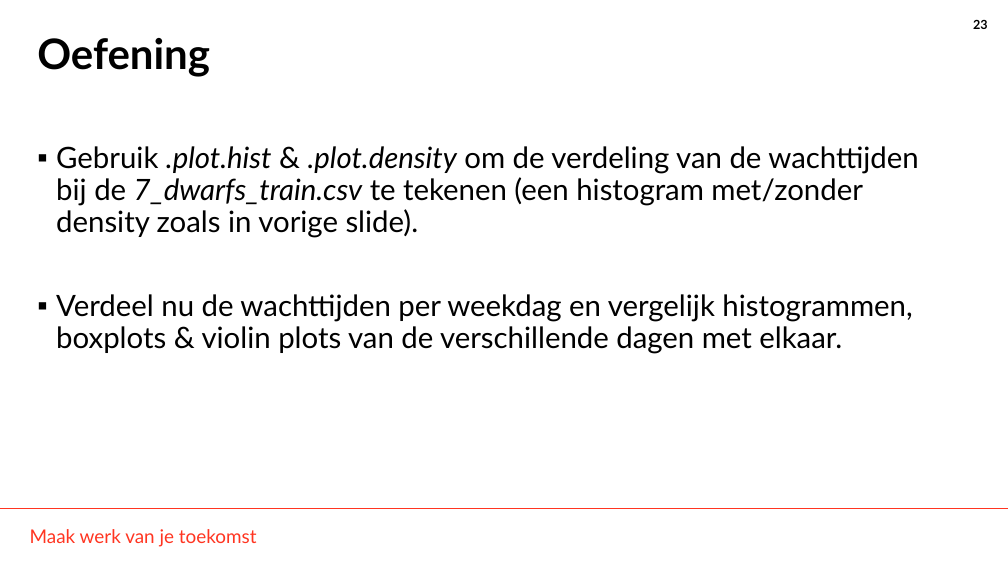
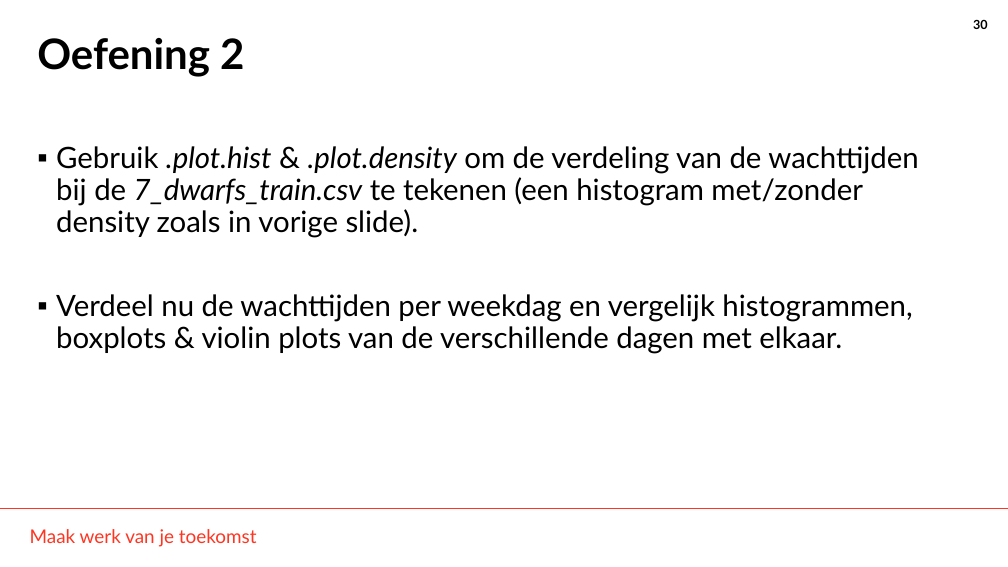
Before and after one commit to THellemans/data-science-syntra-ab, a slide deck: slide 30 of 06 statistiek/04 Numerieke data verdelingen verkennen/04 Numerieke data verdelingen verkennen.pptx (slide 23 before the commit). Drawn at 1008x567 pixels with LibreOffice and Linux fonts; fonts in the diff are those of the drawing; background and template pictures are left out. Boxes give left, top, right and bottom in pixels: in the first picture for what was removed or moved away, otherwise in the second. Text is boxed around its words. In the diff, an @@ line names an element or a change of style, - is before the commit and + after.

```diff
--- a/06 statistiek/04 Numerieke data verdelingen verkennen/04 Numerieke data verdelingen verkennen.pptx
+++ b/06 statistiek/04 Numerieke data verdelingen verkennen/04 Numerieke data verdelingen verkennen.pptx
@@ page number at <box>973,20,988,29</box>: text changed @@
-23
+30
@@ title at <box>37,38,244,77</box>: text changed @@
-Oefening
+Oefening 2
```
Also in this commit, not shown: 5 other slides changed, 8 slides added, 1 slide removed, 34 other files.
